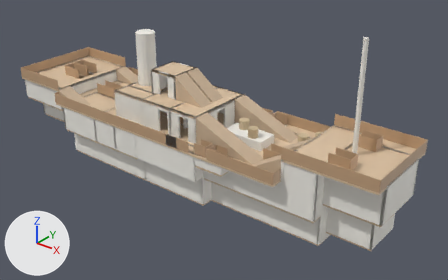
One commit to the Blender file authoring/steamer/steamer.blend: the scene before it, then after it.
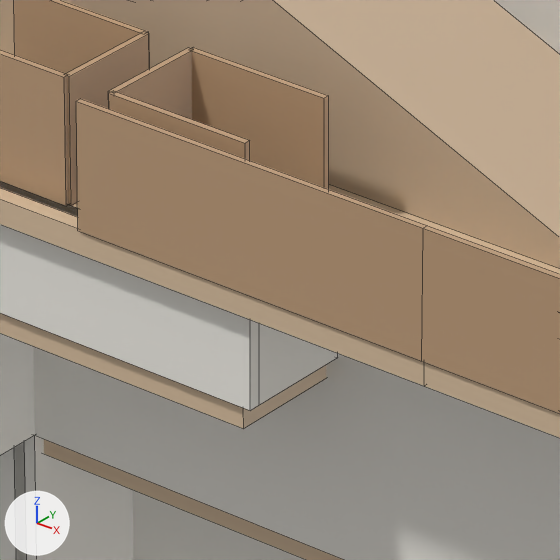
The first picture shows the older version from a 50 mm lens placed at (34.6, -39.1, 23.5), pointed at (3.1, 0.2, -0.9). The close-ups show the older and then the newer version on the part from 45% to 55% of the width and 50% to 67% of the height of that picture. Only the edits that show in the close-ups are written down. Every picture has the same lights, and +X, +Y and +Z are marked at lower left. The close-ups show mesh edges as thin lines.

The first close-up shows '0003 Ramp_boat_starboard', '0008 Blocker_hold_starboard', '0012 Railing_main_starboard_fwd_0', '0013 Railing_main_starboard_fwd_1', '0041 Platform_main_deck_starboard_outboard_5', '0055 Railing_wing_hatch_3_z0', '0056 Railing_wing_hatch_3_z1', '0058 Railing_wing_hatch_4_z0', '0075 Blocker_stokehold_forward', '0079 Platform_wing_starboard', '0091 Blocker_lower_hold_starboard', '0100 Blocker_wing_starboard_shell' and 10 more.
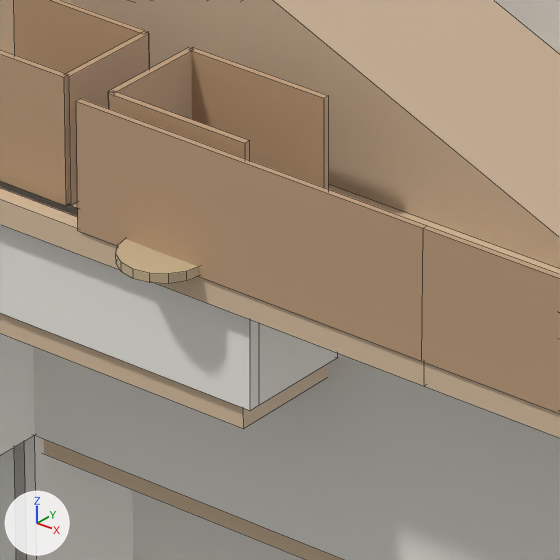
The edits, one by one:
Mesh me_0005_lifebuoy_1 is new.
It is a 16-sided cylinder along z spanning x -0.33..0.33, y -0.33..0.33, z -0.038..0.038.
It uses material mat_ship_prop (beige #cdb894).
Object '0005 Lifebuoy_1' (ob_0005_lifebuoy_1) is new; it shows me_0005_lifebuoy_1.
Its parent is ob_0006_props.
Its location is (6.25, -5.0, 0.0375).

Boxes [x1, y1, x2, y2] around the edits, measured in the close-ups (560 x 560 px):
'0005 Lifebuoy_1', added (beige): after [116, 239, 199, 284]
